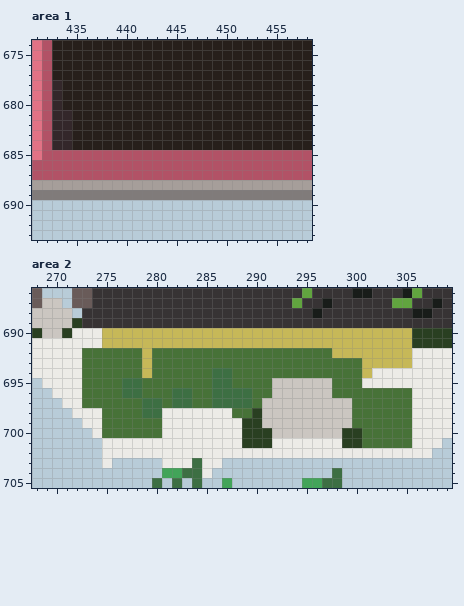
Edited in one commit: pixel-art file (graphics/tilemap_winter.ase). Above is the file before it was changed.
1024x1024 pixels, 1 frame. Colours within 5 levels of each other are drawn and written as one. Shown: area 1: x 431..458, y 674..693; area 2: x 268..309, y 686..705. The commit also changed other parts of the picture, which this record leaves out.
New version:
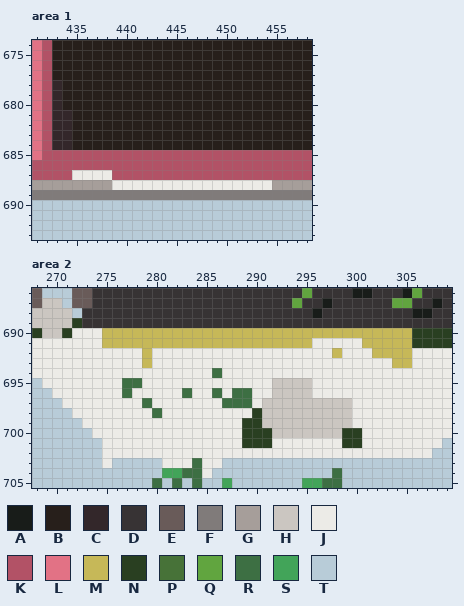
Palette (. is transparent): A #181c19  B #271f1b  C #33272a  D #373334  E #695b59  F #807b7a  G #a69e9a  H #cbc6c1  J #ecebe7  K #b25266  L #e27285  M #c6b858  N #293f21  P #477238  Q #61a53f  R #3d6f43  S #42a459  T #b8ccd8
The exact change:
layer "snoww" now shown
Area 1, layer "snoww":
Colour G becomes colour J in row 688 at x 439 to 454.
Colour K becomes colour J in row 687 at x 435 to 438.
Area 2, layer "snoww":
Colour H becomes colour J in rows 695 to 696 at x 296 to 297.
Colour M becomes colour J in row 691 at x 296 to 300; in row 692 at x 299 to 301; in row 693 at x 301 to 303; in row 694 at x 279 and 301.
Colour P becomes colour J in row 692 at x 273 to 278 and 280 to 297; in row 693 at x 273 to 278 and 280 to 300; in row 694 at x 273 to 278, 280 to 285 and 288 to 300; in row 695 at x 273 to 276, 279 to 285, 288 to 291 and 298 to 300; in row 696 at x 273 to 276, 279 to 281, 284 to 285, 290 to 291 and 298 to 305; in row 697 at x 273 to 278, 281, 284 to 285, 290 and 300 to 305.
Colour P becomes colour J in row 698 at x 275 to 278, 288 to 289 and 300 to 305; in row 699 at x 275 to 280 and 300 to 305; in row 700 at x 275 to 280 and 301 to 305; in row 701 at x 301 to 305.
Colour R becomes colour J in row 694 at x 287; in row 695 at x 286 to 287; in row 696 at x 278, 282 and 287; in row 697 at x 280, 282 to 283 and 286; in row 698 at x 279.
Boxes around the changes in both pictures, in picture pixels (x1, y1, x2, y2):
changed: (72, 170, 272, 190)
changed: (82, 338, 412, 448)
